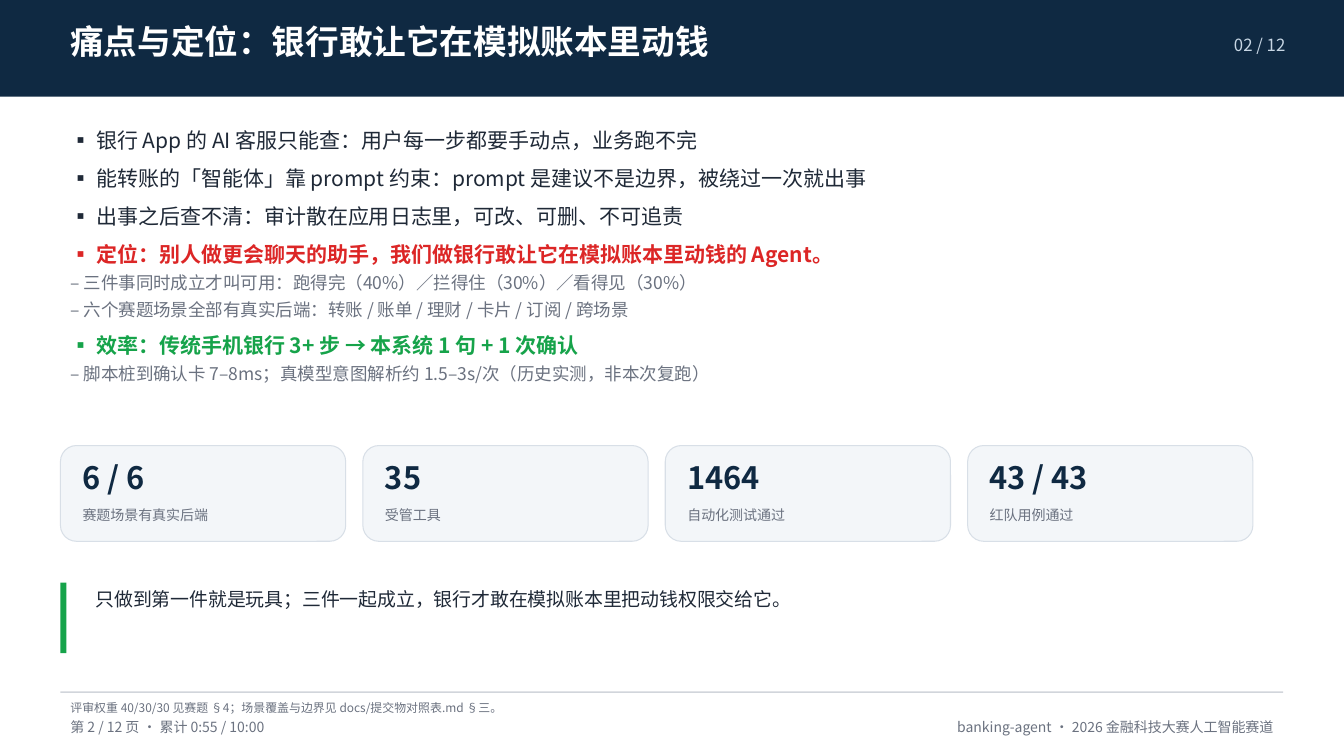
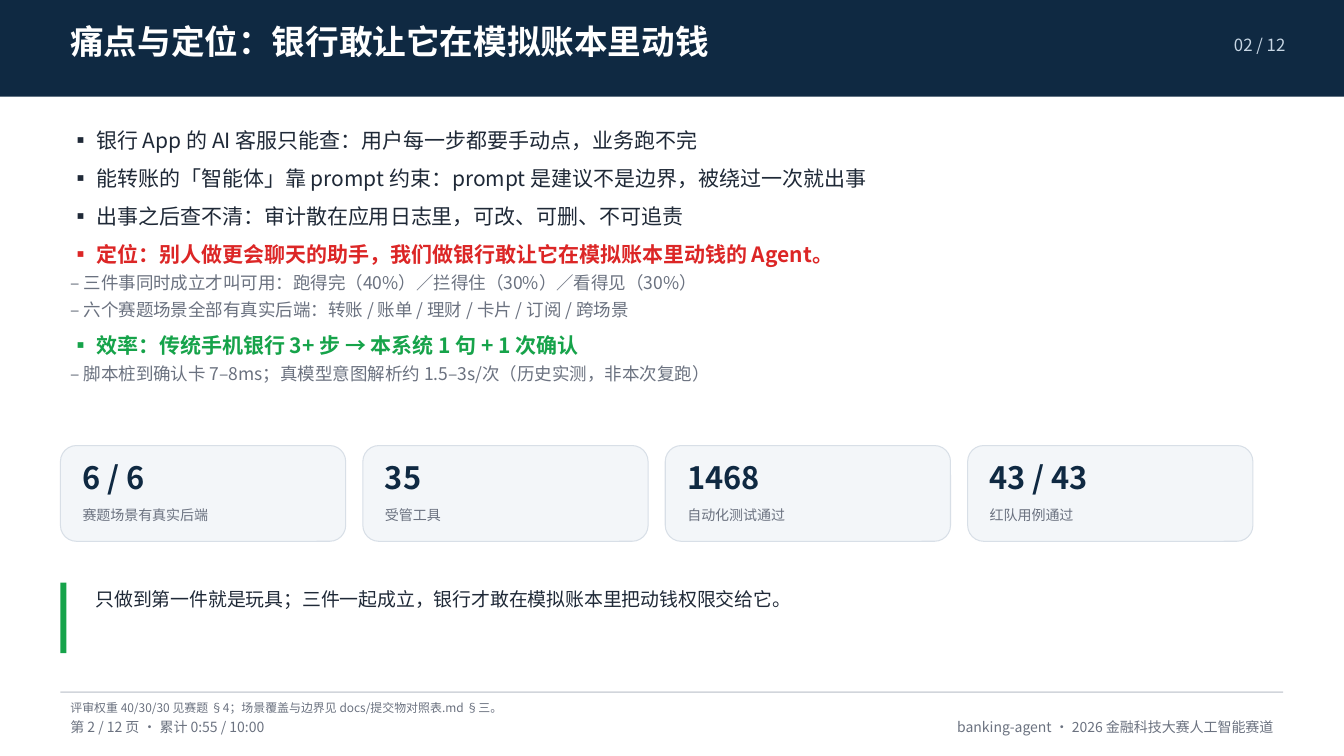
Before and after one commit to peng6yu/banking-agent, a slide deck: slide 2 of docs/交付/答辩PPT.pptx. Drawn at 1344x756 pixels with LibreOffice and Linux fonts; fonts in the diff are those of the drawing. Boxes give left, top, right and bottom in pixels: in the first picture for what was removed or moved away, otherwise in the second. Text is boxed around its words. In the diff, an @@ line names an element or a change of style, - is before the commit and + after.

```diff
--- a/docs/交付/答辩PPT.pptx
+++ b/docs/交付/答辩PPT.pptx
@@ text at (x1=687, y1=465, x2=760, y2=490): text changed @@
-1464
+1468
```
Also in this commit, not shown: 2 other slides changed, 35 other files.
